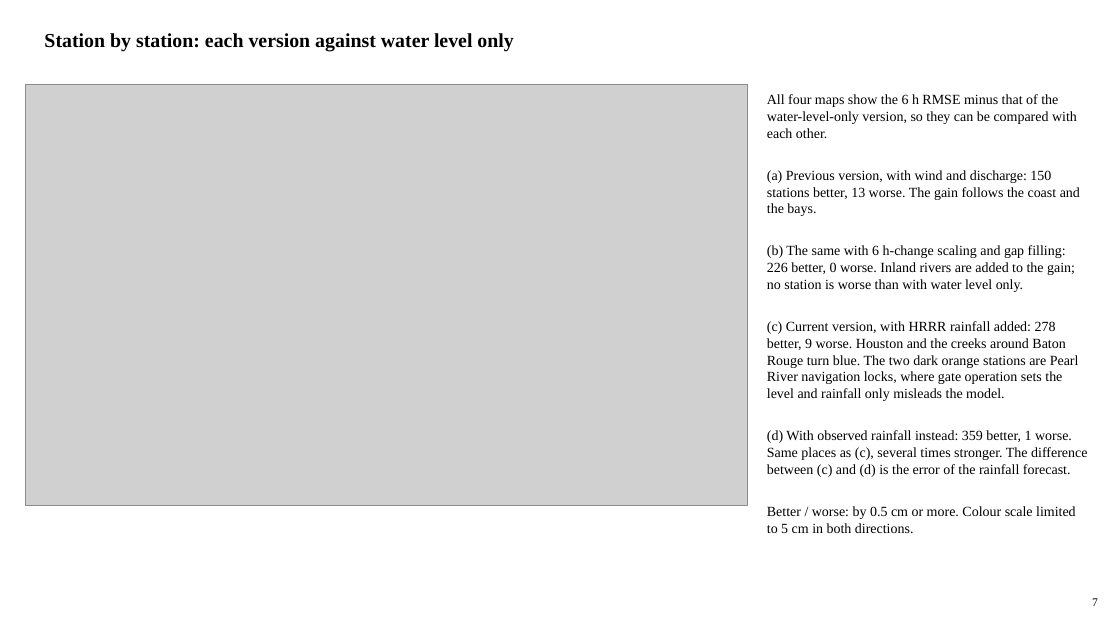
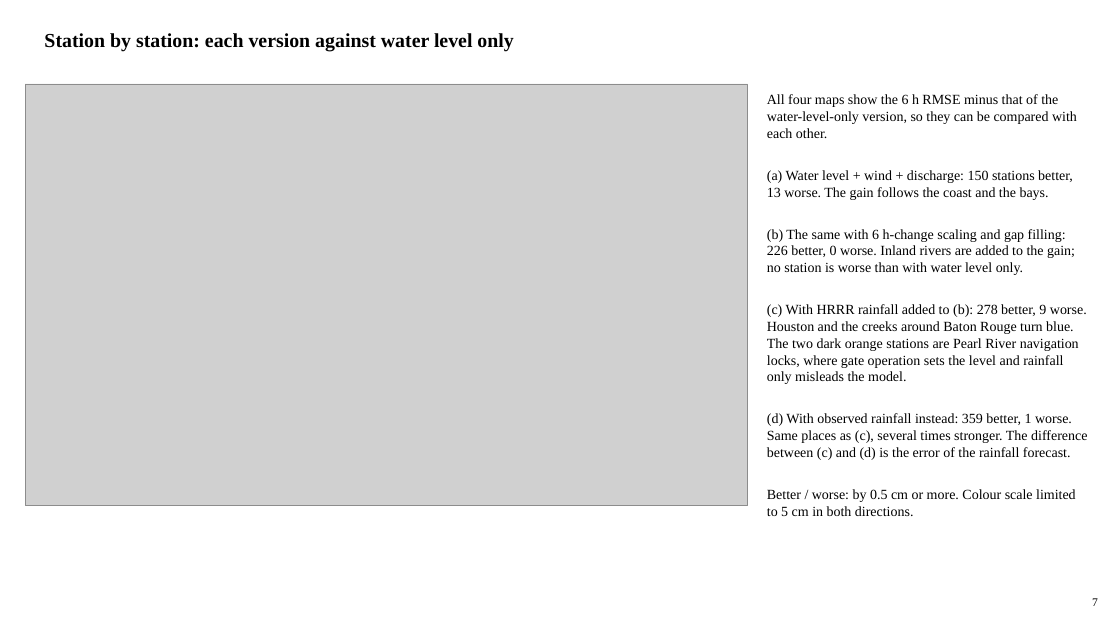
Before and after one commit to LaurenW1997/subdomainLSTM, a slide deck: slide 7 of deliverables/17_versions/version_comparison.pptx. Drawn at 1120x630 pixels with LibreOffice and Linux fonts; fonts in the diff are those of the drawing; grey boxes stand for pictures. Boxes give left, top, right and bottom in pixels: in the first picture for what was removed or moved away, otherwise in the second. Text is boxed around its words. In the diff, an @@ line names an element or a change of style, - is before the commit and + after.

```diff
--- a/deliverables/17_versions/version_comparison.pptx
+++ b/deliverables/17_versions/version_comparison.pptx
@@ text at [767,170,1073,200]: text changed @@
-(a) Previous version, with wind and discharge: 150 stations better, 13 worse. The gain follows the coast and the bays.
+(a) Water level + wind + discharge: 150 stations better, 13 worse. The gain follows the coast and the bays.
@@ text at [767,304,1087,384]: text changed @@
-(c) Current version, with HRRR rainfall added: 278 better, 9 worse. Houston and the creeks around Baton Rouge turn blue. The two dark orange stations are Pearl River navigation locks, where gate operation sets the level and rainfall only misleads the model.
+(c) With HRRR rainfall added to (b): 278 better, 9 worse. Houston and the creeks around Baton Rouge turn blue. The two dark orange stations are Pearl River navigation locks, where gate operation sets the level and rainfall only misleads the model.
```
Also in this commit, not shown: 12 other slides changed, 34 other files.
